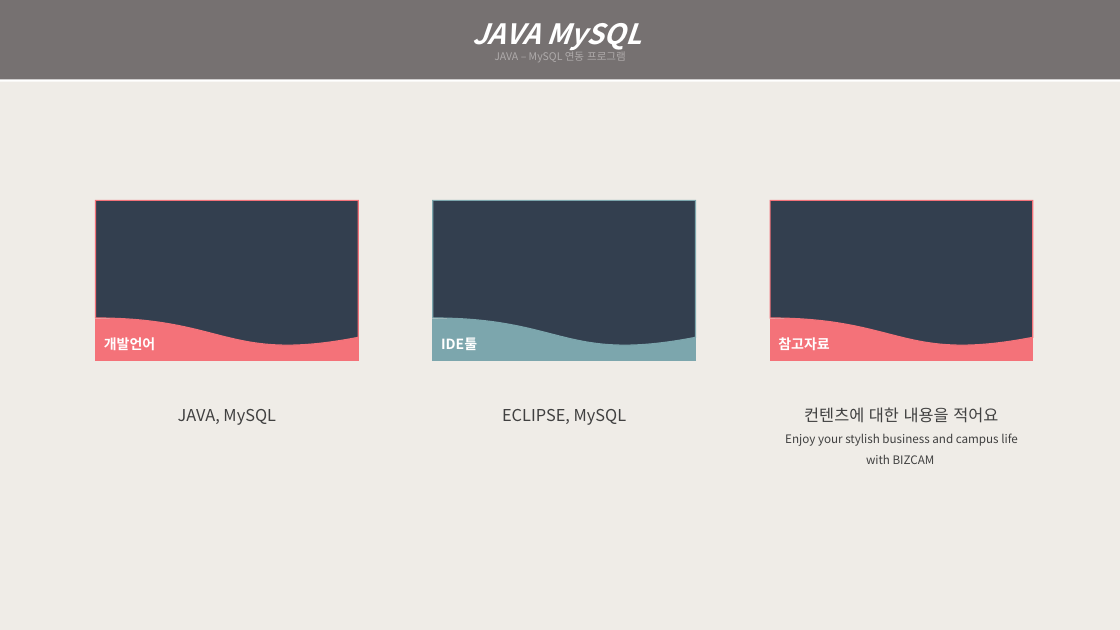
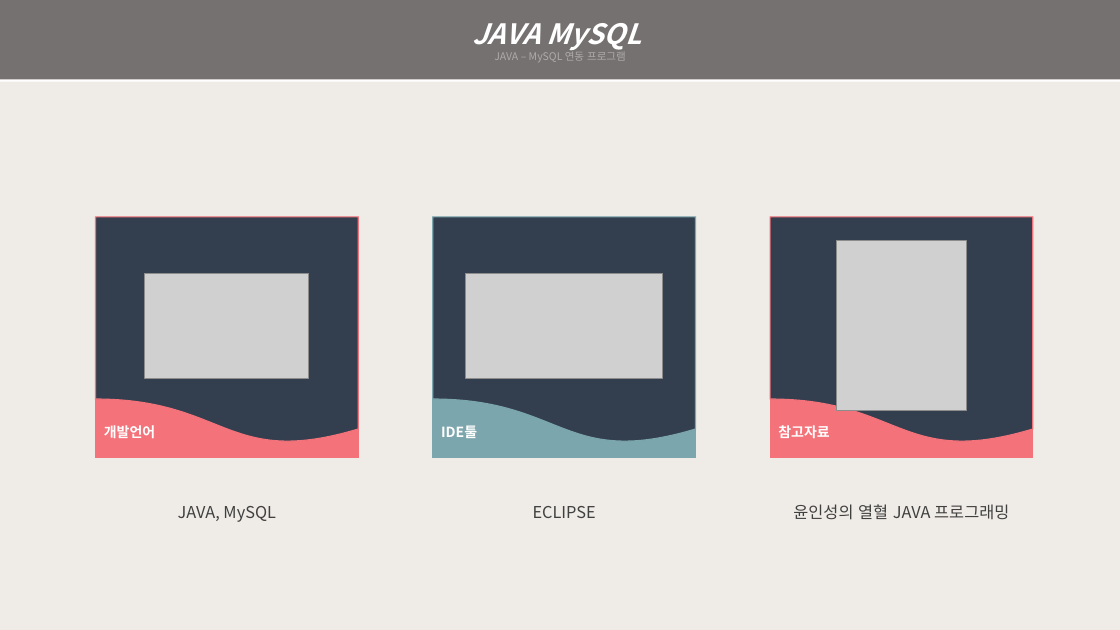
Before and after one commit to galaxy-light/201126-210604, a slide deck: slide 3 of 포트폴리오/Java-MySQL, JavaScript/Java-MySQL - 양화영.pptx. Drawn at 1120x630 pixels with LibreOffice and Linux fonts; fonts in the diff are those of the drawing; grey boxes stand for pictures. Boxes give left, top, right and bottom in pixels: in the first picture for what was removed or moved away, otherwise in the second. Text is boxed around its words. In the diff, an @@ line names an element or a change of style, - is before the commit and + after.

```diff
--- a/포트폴리오/Java-MySQL, JavaScript/Java-MySQL - 양화영.pptx
+++ b/포트폴리오/Java-MySQL, JavaScript/Java-MySQL - 양화영.pptx
@@ flow chart document: place and size @@
-flow chart document at <box>96,201,359,348</box>
+flow chart document at <box>96,217,359,444</box>
@@ flow chart document: place and size @@
-flow chart document at <box>433,201,696,348</box>
+flow chart document at <box>433,217,696,444</box>
@@ flow chart document: place and size @@
-flow chart document at <box>770,201,1033,348</box>
+flow chart document at <box>770,217,1033,444</box>
@@ picture added at <box>837,240,967,411</box> @@
@@ picture added at <box>145,273,309,378</box> @@
@@ picture added at <box>465,273,662,378</box> @@
@@ rectangle "개발언어": place and size @@
-rectangle "개발언어" at <box>96,319,359,360</box>
+rectangle "개발언어" at <box>96,399,359,458</box>
@@ rectangle "IDE툴": place and size @@
-rectangle "IDE툴" at <box>433,319,696,360</box>
+rectangle "IDE툴" at <box>433,399,696,458</box>
@@ rectangle "참고자료": place and size @@
-rectangle "참고자료" at <box>770,319,1033,360</box>
+rectangle "참고자료" at <box>770,399,1033,458</box>
@@ text "JAVA, MySQL": place and size @@
-text "JAVA, MySQL" at <box>178,409,276,425</box>
+text "JAVA, MySQL" at <box>178,506,276,522</box>
@@ text at <box>533,506,596,518</box>: text changed @@
-ECLIPSE, MySQL
+ECLIPSE
@@ text at <box>793,504,1009,520</box>: text changed; size 10 to 14 pt @@
-컨텐츠에 대한 내용을 적어요
-Enjoy your stylish business and campus life with BIZCAM
+윤인성의 열혈 JAVA 프로그래밍
```
Also in this commit, not shown: 1 slide added, 35 other files.
